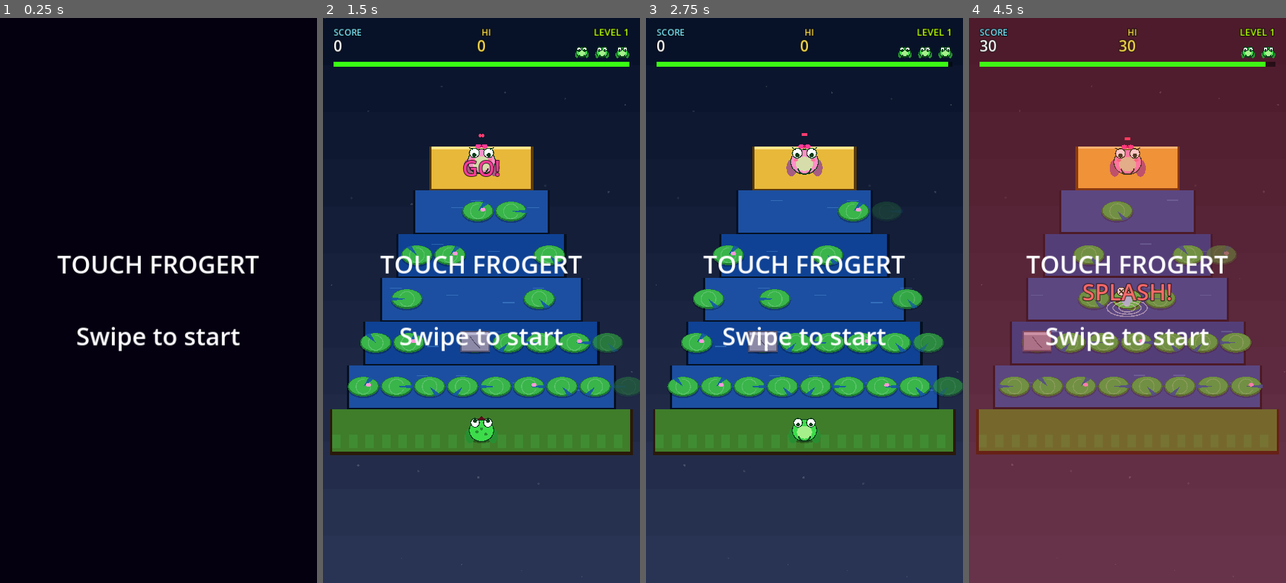
Above: before the commit, frames 1-4 (left to right).
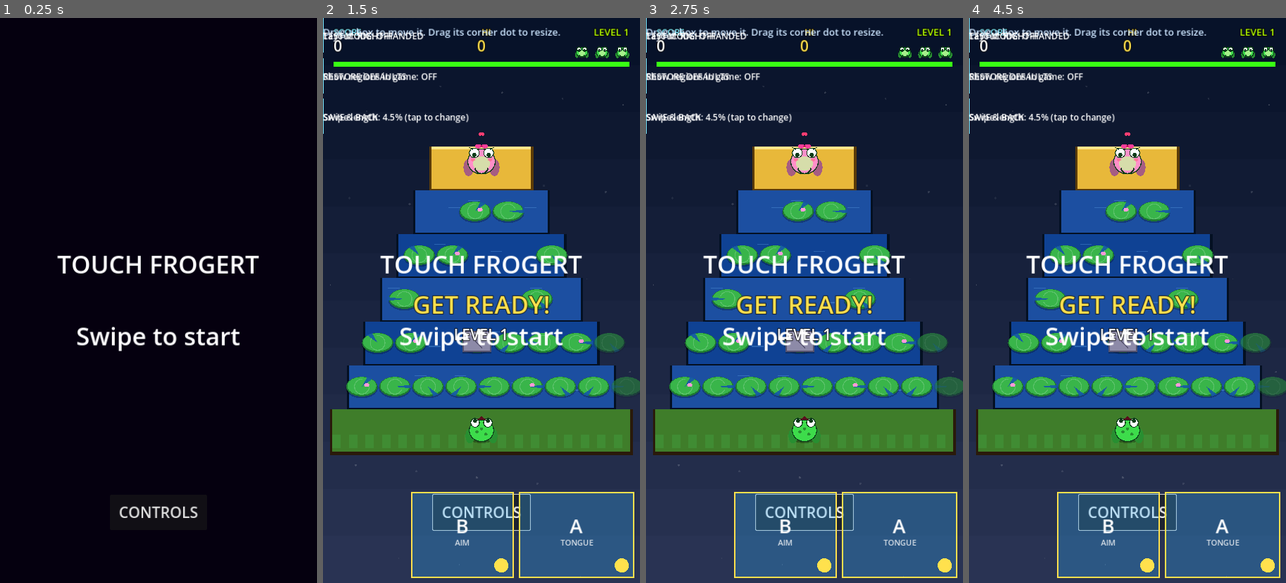
Above: after the commit, the same moments.

Repository: mrmundysr-sudo/Touch_Frogert
Game: Godot game, scene res://main.tscn
The game is run twice, just before and just after one commit, with the same random seed, the same clock (stepped at 60 frames per second) and the same inputs.
Inputs (mouse positions are in pixels of both pictures, inside the frame that each line leads up to):
- Up to frame 1 (0.25 s): no input
- Up to frame 2 (1.5 s): click (481, 515) at 0.5 s, where only the run after the commit has a clickable "CONTROLS"; move the mouse to (551, 272) at 1.27 s; hold Right from 1.28 s (still down); tap Q at 1.35 s; click (551, 272) at 1.42 s
- Up to frame 3 (2.75 s): release Right at 2 s; drag from (741, 328) to (788, 413) at 2.02 s
- Up to frame 4 (4.5 s): move the mouse to (1159, 176) at 2.77 s; hold Right 2.78-3.5 s; tap Z at 2.85 s; click (1159, 176) at 2.92 s; drag from (1111, 413) to (1032, 215) at 3.52 s; move the mouse to (1222, 385) at 4.27 s; hold Left from 4.28 s (still down); tap J at 4.35 s; click (1222, 385) at 4.42 s

The runs differ from the first frame. In frame 1, 0.3% of the frame differs, in the area x 37-63%, y 86-89%; in frame 2, 16%; in frame 3, 20%; in frame 4, 98%, in the area x 0-100%, y 0-100%.

Commit message:
M2: reusable TouchArcade controller (multitouch, 8-way swipe, A/B regions, combos, handedness) + setup/test screen + tests
Co-Authored-By: Claude Sonnet 5.5 <noreply@anthropic.com>
Claude-Session: https://claude.ai/code/session_01QMpCngC1dE9SoGKSci5fmG

Diff:
--- a/main.gd
+++ b/main.gd
@@ -8,6 +8,7 @@
 const TouchArcade = preload("res://src/arcade/touch_arcade.gd")
 const AudioBank = preload("res://src/audio/audio.gd")
 const Bot = preload("res://src/sim/bot.gd")
+const Setup = preload("res://src/arcade/controller_setup.gd")
 
 enum S { TITLE, PLAY }
 const STEP := 1.0 / 60.0
@@ -24,6 +25,8 @@
 var title_t := 0.0
 var bot: Bot = null          # attract/autoplay driver
 var autoplay := false
+var setup: Setup
+var setup_layer: CanvasLayer
 
 func _ready() -> void:
 	tun = Tuning.make()
@@ -36,8 +39,16 @@
 		[{"name": "AB", "actions": ["A", "B"], "window": 0.15}])
 	arcade.swiped.connect(_on_swipe)
 	arcade.action_pressed.connect(_on_action)
+	add_child(arcade.make_overlay())
 	view = GameView.new()
 	add_child(view)
+	setup_layer = CanvasLayer.new()
+	setup_layer.layer = 100
+	add_child(setup_layer)
+	setup = Setup.new()
+	setup.visible = false
+	setup_layer.add_child(setup)
+	setup.closed.connect(func(): title_t = 0.0)
 	_load_hi()
 	get_window().min_size = Vector2i(360, 640)
 	if "--autoplay" in OS.get_cmdline_user_args():
@@ -63,6 +74,9 @@
 	view.sim = sim
 	view.hi_score = hi_score
 
+func open_setup() -> void:
+	setup.open(arcade)
+
 func _on_swipe(dx: int, dy: int) -> void:
 	if state == S.TITLE:
 		new_game()
@@ -76,7 +90,13 @@
 	if name == "A":
 		sim.press_a()
 
+func _unhandled_key_input(ev: InputEvent) -> void:
+	if ev is InputEventKey and ev.pressed and ev.keycode == KEY_F2 and not setup.visible:
+		open_setup()
+
 func _process(delta: float) -> void:
+	if setup.visible:
+		return
 	if state == S.TITLE:
 		title_t += delta
 		view.time += delta
@@ -121,6 +141,13 @@
 		var l := Label.new()
 		l.name = "TitleLabel"
 		l.text = "TOUCH FROGERT\n\nSwipe to start"
+		var btn := Button.new()
+		btn.text = "CONTROLS"
+		btn.add_theme_font_size_override("font_size", 34)
+		btn.set_anchors_preset(Control.PRESET_CENTER_BOTTOM)
+		btn.position = Vector2(-110, -200)
+		btn.custom_minimum_size = Vector2(220, 80)
+		btn.pressed.connect(open_setup)
 		l.horizontal_alignment = HORIZONTAL_ALIGNMENT_CENTER
 		l.add_theme_font_size_override("font_size", 56)
 		l.set_anchors_preset(Control.PRESET_FULL_RECT)
@@ -128,4 +155,5 @@
 		var cl := CanvasLayer.new()
 		cl.name = "TitleLabel"
 		cl.add_child(l)
+		cl.add_child(btn)
 		add_child(cl)
--- /dev/null
+++ b/src/arcade/controller_setup.gd
@@ -0,0 +1,162 @@
+extends Control
+## Controller setup + test screen for TouchArcade.
+## Drag a region to move it, drag its corner handle to resize it. Handedness, defaults and a live test.
+signal closed
+
+const TouchArcadeC = preload("res://src/arcade/touch_arcade.gd")
+var arcade: TouchArcadeC
+var font: Font
+var drag := {}          # touch index -> {name, mode:"move"/"size", off:Vector2}
+var test_mode := false
+var swipe_flash := {}   # dir text, time
+var last_swipe := ""
+var last_swipe_t := 0.0
+var buttons: Array = []  # [{rect, label, id}]
+const HANDLE := 54.0
+
+func _ready() -> void:
+	font = ThemeDB.fallback_font
+	set_anchors_preset(Control.PRESET_FULL_RECT)
+	mouse_filter = Control.MOUSE_FILTER_STOP
+
+func open(a: TouchArcadeC) -> void:
+	arcade = a
+	arcade.enabled = false          # this screen handles raw touches itself
+	arcade.clear_state()
+	visible = true
+	test_mode = false
+	grab_focus()
+	queue_redraw()
+
+func close() -> void:
+	arcade.enabled = true
+	arcade.save_config()
+	visible = false
+	closed.emit()
+
+func _layout_buttons() -> void:
+	var s := size
+	var w := s.x * 0.44
+	var h := 78.0
+	var y := s.y * 0.2
+	buttons = [
+		{"id": "hand", "label": "Layout: %s-HANDED" % arcade.handed.to_upper(), "rect": Rect2(s.x * 0.04, y, w, h)},
+		{"id": "test", "label": "TEST MODE: %s" % ("ON" if test_mode else "OFF"), "rect": Rect2(s.x * 0.52, y, w, h)},
+		{"id": "show", "label": "Show regions in game: %s" % ("ON" if arcade.show_regions else "OFF"), "rect": Rect2(s.x * 0.04, y + 92, w, h)},
+		{"id": "reset", "label": "RESTORE DEFAULTS", "rect": Rect2(s.x * 0.52, y + 92, w, h)},
+		{"id": "sens", "label": "Swipe length: %.1f%% (tap to change)" % (arcade.swipe_threshold * 100.0), "rect": Rect2(s.x * 0.04, y + 184, w, h)},
+		{"id": "done", "label": "SAVE & BACK", "rect": Rect2(s.x * 0.52, y + 184, w, h)},
+	]
+
+func _gui_input(ev: InputEvent) -> void:
+	if ev is InputEventScreenTouch:
+		_touch(ev.index, ev.position, ev.pressed)
+	elif ev is InputEventScreenDrag:
+		_drag(ev.index, ev.position)
+	accept_event()
+
+func _btn_at(p: Vector2) -> String:
+	for b in buttons:
+		if (b["rect"] as Rect2).has_point(p):
+			return b["id"]
+	return ""
+
+func _touch(idx: int, p: Vector2, pressed: bool) -> void:
+	if pressed:
+		var bid := _btn_at(p)
+		if bid != "":
+			_press_button(bid)
+			return
+		# regions (topmost first)
+		for i in range(arcade.actions.size() - 1, -1, -1):
+			var n: String = arcade.actions[i]["name"]
+			var r := arcade.region_px(n)
+			if test_mode:
+				if r.has_point(p):
+					arcade.held[n] = true
+					drag[idx] = {"name": n, "mode": "test"}
+					return
+				continue
+			var handle := Rect2(r.end - Vector2(HANDLE, HANDLE), Vector2(HANDLE, HANDLE))
+			if handle.grow(10).has_point(p):
+				drag[idx] = {"name": n, "mode": "size", "off": r.end - p}
+				return
+			if r.has_point(p):
+				drag[idx] = {"name": n, "mode": "move", "off": r.position - p}
+				return
+		# swipe tracking for the test display
+		drag[idx] = {"name": "", "mode": "swipe", "start": p}
+	else:
+		if drag.has(idx):
+			var d: Dictionary = drag[idx]
+			if d["mode"] == "test":
+				arcade.held[d["name"]] = false
+			drag.erase(idx)
+	queue_redraw()
+
+func _drag(idx: int, p: Vector2) -> void:
+	if not drag.has(idx):
+		return
+	var d: Dictionary = drag[idx]
+	match d["mode"]:
+		"move":
+			var r := arcade.region_px(d["name"])
+			arcade.set_region_px(d["name"], Rect2(p + (d["off"] as Vector2), r.size))
+		"size":
+			var r2 := arcade.region_px(d["name"])
+			var end: Vector2 = p + (d["off"] as Vector2)
+			arcade.set_region_px(d["name"], Rect2(r2.position, end - r2.position))
+		"swipe":
+			var v: Vector2 = p - (d["start"] as Vector2)
+			var thr := arcade.swipe_threshold * minf(size.x, size.y)
+			if v.length() >= thr:
+				var ang := rad_to_deg(atan2(v.y, v.x))
+				var names := {0: "RIGHT", 1: "DOWN-RIGHT", 2: "DOWN", 3: "DOWN-LEFT", 4: "LEFT", -4: "LEFT", -3: "UP-LEFT", -2: "UP", -1: "UP-RIGHT"}
+				last_swipe = names[int(round(ang / 45.0))]
+				last_swipe_t = 1.0
+				d["start"] = p
+	queue_redraw()
+
+func _press_button(id: String) -> void:
+	match id:
+		"hand": arcade.set_handed("left" if arcade.handed == "right" else "right")
+		"test": test_mode = not test_mode
+		"show": arcade.show_regions = not arcade.show_regions
+		"reset": arcade.restore_defaults()
+		"sens":
+			arcade.swipe_threshold = 0.03 if arcade.swipe_threshold >= 0.07 else arcade.swipe_threshold + 0.015
+		"done": close(); return
+	queue_redraw()
+
+func _process(dt: float) -> void:
+	if visible:
+		last_swipe_t = maxf(0.0, last_swipe_t - dt)
+		queue_redraw()
+
+func _draw() -> void:
+	if arcade == null:
+		return
+	_layout_buttons()
+	draw_rect(Rect2(Vector2.ZERO, size), Color(0.02, 0.05, 0.12, 0.96))
+	draw_string(font, Vector2(0, size.y * 0.09), "CONTROLLER SETUP", HORIZONTAL_ALIGNMENT_CENTER, size.x, 44, Color("ffe14d"))
+	var hint := "TEST MODE: touch A / B and swipe to check them" if test_mode else "Drag a box to move it. Drag its corner dot to resize."
+	draw_string(font, Vector2(0, size.y * 0.09 + 40), hint, HORIZONTAL_ALIGNMENT_CENTER, size.x, 22, Color(0.8, 0.9, 1))
+	for b in buttons:
+		var r: Rect2 = b["rect"]
+		draw_rect(r, Color("143a7a"))
+		draw_rect(r, Color("7be8ff"), false, 2.0)
+		draw_string(font, r.position + Vector2(0, r.size.y * 0.62), b["label"], HORIZONTAL_ALIGNMENT_CENTER, r.size.x, 20, Color.WHITE)
+	for a in arcade.actions:
+		var n: String = a["name"]
+		var r2 := arcade.region_px(n)
+		var held: bool = arcade.held.get(n, false)
+		draw_rect(r2, Color(1, 0.8, 0.2, 0.55) if held else Color(0.2, 0.7, 1.0, 0.28))
+		draw_rect(r2, Color("ffe14d"), false, 3.0)
+		draw_string(font, r2.position + Vector2(0, r2.size.y * 0.5 - 4), n, HORIZONTAL_ALIGNMENT_CENTER, r2.size.x, 44, Color.WHITE)
+		draw_string(font, r2.position + Vector2(0, r2.size.y * 0.5 + 24), a.get("label", ""), HORIZONTAL_ALIGNMENT_CENTER, r2.size.x, 18, Color(1, 1, 1, 0.8))
+		if not test_mode:
+			draw_circle(r2.end - Vector2(HANDLE * 0.5, HANDLE * 0.5), 16.0, Color("ffe14d"))
+	# swipe test area
+	var area := Rect2(size.x * 0.06, size.y * 0.52, size.x * 0.88, size.y * 0.16)
+	draw_rect(area, Color(1, 1, 1, 0.06))
+	draw_string(font, area.position + Vector2(0, area.size.y * 0.55), "SWIPE ANYWHERE: " + (last_swipe if last_swipe_t > 0.0 else "-"), HORIZONTAL_ALIGNMENT_CENTER, area.size.x, 30, Color("7be8ff") if last_swipe_t > 0.0 else Color(1, 1, 1, 0.35))
--- a/src/arcade/touch_arcade.gd
+++ b/src/arcade/touch_arcade.gd
@@ -26,6 +26,7 @@
 var touches := {}                  # index -> {kind, action, start, last}
 var key_dirs := {}
 var min_region := Vector2(0.14, 0.08)
+var overlay_ctl: Control = null
 
 func setup(id: String, action_defs: Array, defaults: Dictionary, combo_defs: Array = []) -> void:
 	game_id = id
@@ -80,19 +81,48 @@
 		regions[n] = Rect2(1.0 - r.position.x - r.size.x, r.position.y, r.size.x, r.size.y)
 	save_config()
 
+var view_size_override := Vector2.ZERO   # tests / headless
+func _vsize() -> Vector2:
+	if view_size_override != Vector2.ZERO:
+		return view_size_override
+	return get_viewport().get_visible_rect().size
+
 func region_px(name: String) -> Rect2:
-	var s := get_viewport().get_visible_rect().size
+	var s := _vsize()
 	var r: Rect2 = regions[name]
 	return Rect2(r.position.x * s.x, r.position.y * s.y, r.size.x * s.x, r.size.y * s.y)
 
 func set_region_px(name: String, px: Rect2) -> void:
-	var s := get_viewport().get_visible_rect().size
+	var s := _vsize()
 	var minpx := Vector2(min_region.x * s.x, min_region.y * s.y)
 	var w := clampf(px.size.x, minpx.x, s.x)
 	var h := clampf(px.size.y, minpx.y, s.y)
 	var x := clampf(px.position.x, 0.0, s.x - w)
 	var y := clampf(px.position.y, 0.0, s.y - h)
 	regions[name] = Rect2(x / s.x, y / s.y, w / s.x, h / s.y)
+
+## Optional thin outlines drawn by a CanvasLayer overlay (off by default: no buttons cover the screen).
+func make_overlay() -> CanvasLayer:
+	var cl := CanvasLayer.new()
+	cl.layer = 50
+	var c := Control.new()
+	c.set_anchors_preset(Control.PRESET_FULL_RECT)
+	c.mouse_filter = Control.MOUSE_FILTER_IGNORE
+	c.draw.connect(func():
+		if not show_regions:
+			return
+		for a in actions:
+			var r := region_px(a["name"])
+			c.draw_rect(r, Color(1, 1, 1, 0.07 if not held.get(a["name"], false) else 0.25))
+			c.draw_rect(r, Color(1, 1, 1, 0.35), false, 2.0)
+			c.draw_string(ThemeDB.fallback_font, r.position + Vector2(0, r.size.y * 0.6), a["name"], HORIZONTAL_ALIGNMENT_CENTER, r.size.x, 36, Color(1, 1, 1, 0.5)))
+	cl.add_child(c)
+	overlay_ctl = c
+	return cl
+
+func _process(_dt: float) -> void:
+	if show_regions and overlay_ctl != null:
+		overlay_ctl.queue_redraw()
 
 func is_held(name: String) -> bool:
 	return held.get(name, false)
@@ -140,7 +170,7 @@
 		_key(ev)
 
 func _check_swipe(t: Dictionary) -> void:
-	var s := get_viewport().get_visible_rect().size
+	var s := _vsize()
 	var thr := swipe_threshold * minf(s.x, s.y)
 	var d: Vector2 = t["last"] - t["start"]
 	if d.length() < thr:
--- a/tools/bots/sim_tests.gd
+++ b/tools/bots/sim_tests.gd
@@ -6,6 +6,7 @@
 const LevelGen = preload("res://src/sim/level_gen.gd")
 const Board = preload("res://src/sim/board.gd")
 const Bot = preload("res://src/sim/bot.gd")
+const TouchArcade = preload("res://src/arcade/touch_arcade.gd")
 
 var fails := 0
 var passes := 0
@@ -130,5 +131,81 @@
 			bot.act(q); q.step(1.0 / 60.0); q.events.clear(); frames += 1
 		check(q.finished_win and int(q.session["lives"]) == 3, "level %d cleared flawlessly in %.1fs" % [lv, q.t])
 
+	print("== TouchArcade controller")
+	_controller_tests()
 	print("\n%d passed, %d failed" % [passes, fails])
 	quit(1 if fails > 0 else 0)
+
+var _sw: Array = []
+var _ap: Array = []
+var _ar: Array = []
+var _cb: Array = []
+
+func _touch(arc, idx: int, pos: Vector2, pressed: bool) -> void:
+	var e := InputEventScreenTouch.new()
+	e.index = idx; e.position = pos; e.pressed = pressed
+	arc._input(e)
+
+func _drag_to(arc, idx: int, pos: Vector2) -> void:
+	var e := InputEventScreenDrag.new()
+	e.index = idx; e.position = pos
+	arc._input(e)
+
+func _controller_tests() -> void:
+	var arc := TouchArcade.new()
+	root.add_child(arc)
+	arc.game_id = "test_%d" % randi()
+	arc.view_size_override = Vector2(720, 1280)
+	arc.setup(arc.game_id, [{"name": "B", "label": "AIM"}, {"name": "A", "label": "TONGUE"}],
+		{"A": Rect2(0.62, 0.84, 0.36, 0.15), "B": Rect2(0.28, 0.84, 0.32, 0.15)}, [{"name": "AB", "actions": ["A", "B"], "window": 0.15}])
+	arc.swiped.connect(func(dx, dy): _sw.append(Vector2i(dx, dy)))
+	arc.action_pressed.connect(func(a): _ap.append(a))
+	arc.action_released.connect(func(a): _ar.append(a))
+	arc.combo.connect(func(c): _cb.append(c))
+	var s := Vector2(720, 1280)
+	var A := Vector2(s.x * 0.8, s.y * 0.9)
+	var B := Vector2(s.x * 0.4, s.y * 0.9)
+	# swipes: 8 directions from the centre of the swipe area
+	var c := Vector2(s.x * 0.3, s.y * 0.4)
+	var dirs := {Vector2i(0, -1): Vector2(0, -1), Vector2i(1, -1): Vector2(1, -1), Vector2i(1, 0): Vector2(1, 0), Vector2i(1, 1): Vector2(1, 1), Vector2i(0, 1): Vector2(0, 1), Vector2i(-1, 1): Vector2(-1, 1), Vector2i(-1, 0): Vector2(-1, 0), Vector2i(-1, -1): Vector2(-1, -1)}
+	var all_ok := true
+	for d in dirs:
+		_sw.clear()
+		_touch(arc, 0, c, true)
+		_drag_to(arc, 0, c + (dirs[d] as Vector2).normalized() * 120.0)
+		_touch(arc, 0, c + dirs[d] * 120.0, false)
+		if _sw.size() != 1 or _sw[0] != d:
+			all_ok = false
+	check(all_ok, "all 8 swipe directions recognised exactly once")
+	_sw.clear()
+	_touch(arc, 0, c, true); _drag_to(arc, 0, c + Vector2(5, 0)); _touch(arc, 0, c, false)
+	check(_sw.is_empty(), "tiny movement is not a swipe")
+	# multitouch: hold B with one finger while swiping with another
+	_touch(arc, 1, B, true)
+	check(arc.is_held("B"), "B held by finger 1")
+	_sw.clear()
+	_touch(arc, 2, c, true); _drag_to(arc, 2, c + Vector2(-120, 0))
+	check(_sw.size() == 1 and _sw[0] == Vector2i(-1, 0) and arc.is_held("B"), "swipe works while B held (independent touches)")
+	_touch(arc, 2, c, false)
+	_ap.clear(); _cb.clear()
+	_touch(arc, 3, A, true)
+	check(_ap == ["A"] and _cb == ["AB"], "A pressed while B held fires the AB combo")
+	_touch(arc, 3, A, false); _touch(arc, 1, B, false)
+	check(not arc.is_held("A") and not arc.is_held("B"), "releasing fingers releases actions")
+	# a swipe that passes over the A region must not press A
+	_ap.clear(); _sw.clear()
+	_touch(arc, 4, Vector2(s.x * 0.1, s.y * 0.9), true); _drag_to(arc, 4, Vector2(s.x * 0.8, s.y * 0.9))
+	check(_ap.is_empty() and _sw.size() == 1, "swipe starting outside a region never presses it")
+	_touch(arc, 4, Vector2(s.x * 0.8, s.y * 0.9), false)
+	# layout: handedness mirror, resize clamps, defaults
+	var before: Rect2 = arc.regions["A"]
+	arc.set_handed("left")
+	var mirrored: Rect2 = arc.regions["A"]
+	check(absf(mirrored.position.x - (1.0 - before.position.x - before.size.x)) < 1e-6, "left-handed layout mirrors the regions")
+	arc.set_region_px("A", Rect2(-500, -500, 10, 10))
+	var clamped: Rect2 = arc.regions["A"]
+	check(clamped.position.x >= 0.0 and clamped.position.y >= 0.0 and clamped.size.x >= arc.min_region.x - 1e-6, "regions clamp to the screen and a minimum size")
+	arc.restore_defaults()
+	check(arc.regions["A"] == arc.default_regions["A"] and arc.handed == "right", "restore defaults")
+	check(arc.actions.size() <= 2, "Frogert uses at most two action regions")
+	arc.queue_free()
